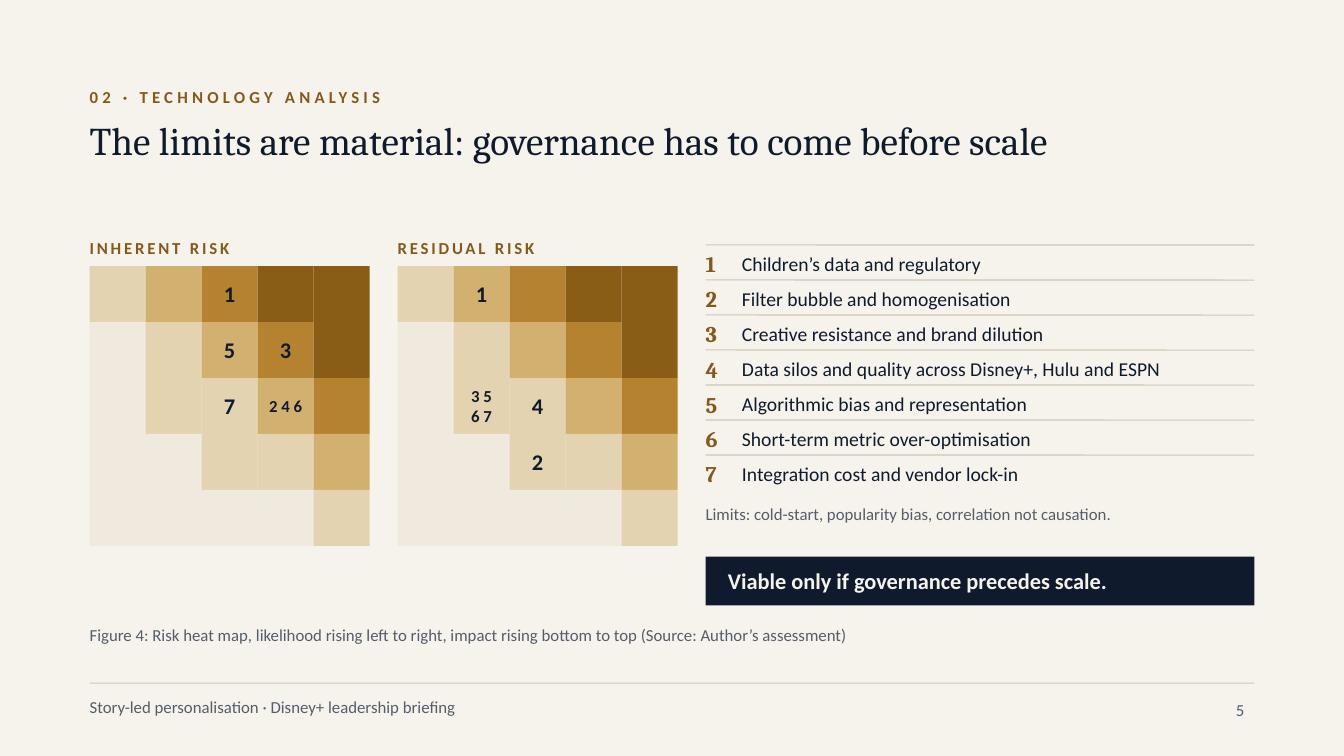
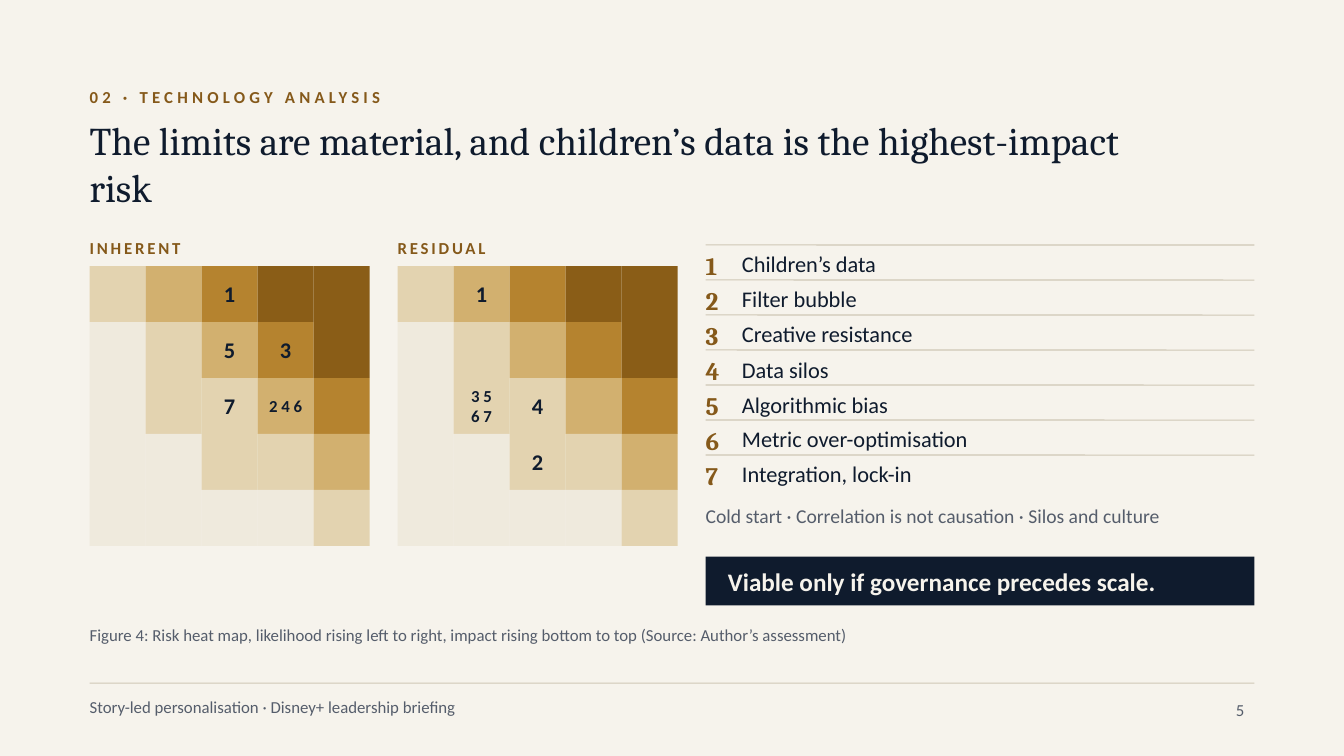
Before and after one commit to karanrg22-svg/skill, a slide deck: slide 5 of output/A_Corporate_Editorial.pptx. Drawn at 1344x756 pixels with LibreOffice and Linux fonts; fonts in the diff are those of the drawing. Boxes give left, top, right and bottom in pixels: in the first picture for what was removed or moved away, otherwise in the second. Text is boxed around its words. In the diff, an @@ line names an element or a change of style, - is before the commit and + after.

```diff
--- a/output/A_Corporate_Editorial.pptx
+++ b/output/A_Corporate_Editorial.pptx
@@ text at bbox=[90, 127, 1119, 203]: text changed @@
-The limits are material: governance has to come before scale
+The limits are material, and children’s data is the highest-impact risk
@@ text at bbox=[90, 243, 181, 254]: text changed @@
-INHERENT RISK
+INHERENT
@@ text at bbox=[398, 243, 486, 254]: text changed @@
-RESIDUAL RISK
+RESIDUAL
@@ text at bbox=[742, 256, 876, 272]: text changed; size 14 to 16 pt @@
-Children’s data and regulatory
+Children’s data
@@ text at bbox=[742, 291, 857, 307]: text changed; size 14 to 16 pt @@
-Filter bubble and homogenisation
+Filter bubble
@@ text at bbox=[742, 326, 912, 342]: text changed; size 14 to 16 pt @@
-Creative resistance and brand dilution
+Creative resistance
@@ text at bbox=[742, 362, 829, 378]: text changed; size 14 to 16 pt @@
-Data silos and quality across Disney+, Hulu and ESPN
+Data silos
@@ text at bbox=[742, 397, 888, 417]: text changed; size 14 to 16 pt @@
-Algorithmic bias and representation
+Algorithmic bias
@@ text at bbox=[742, 431, 968, 451]: text changed; size 14 to 16 pt @@
-Short-term metric over-optimisation
+Metric over-optimisation
@@ text at bbox=[742, 466, 911, 486]: text changed; size 14 to 16 pt @@
-Integration cost and vendor lock-in
+Integration, lock-in
@@ text at bbox=[706, 509, 1159, 523]: text changed; size 12 to 14 pt @@
-Limits: cold-start, popularity bias, correlation not causation.
+Cold start · Correlation is not causation · Silos and culture
@@ size 16 to 18 pt in 8 elements at bbox=[706, 258, 718, 275], bbox=[706, 293, 719, 310], bbox=[706, 328, 719, 345], bbox=[706, 363, 720, 380], bbox=[706, 398, 719, 415], bbox=[706, 433, 720, 450], bbox=[706, 468, 718, 485], bbox=[728, 573, 1155, 596] @@
```
Also in this commit, not shown: 10 other slides changed, 1 other file.
